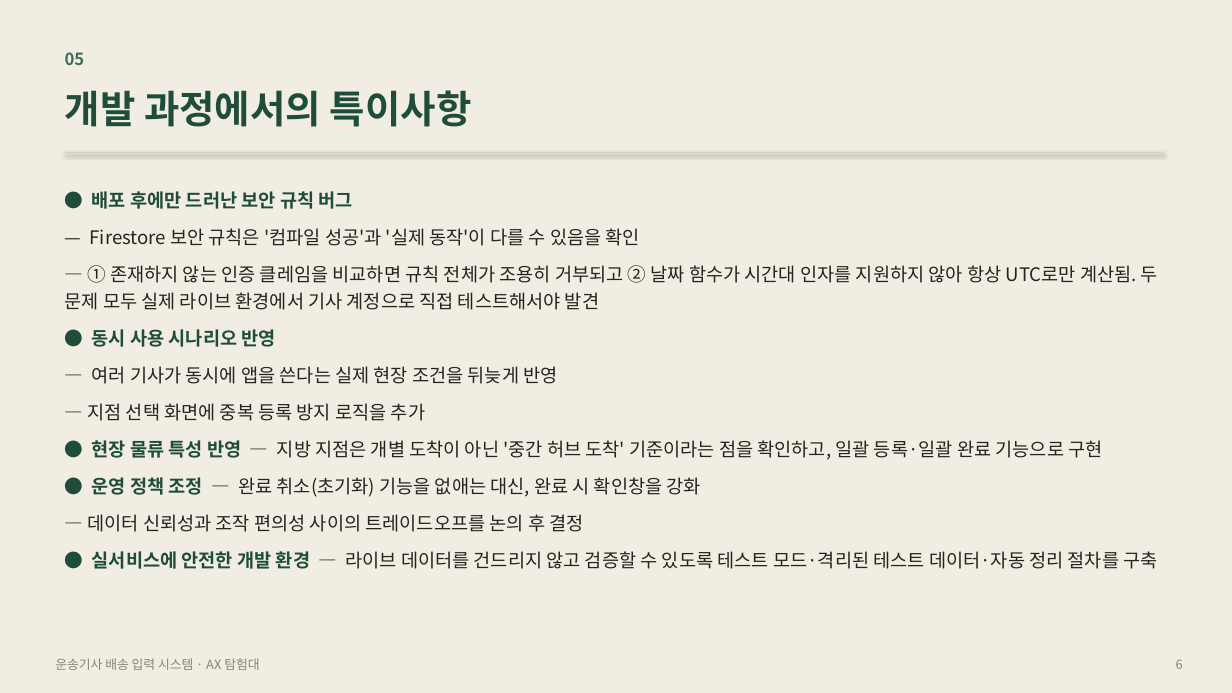
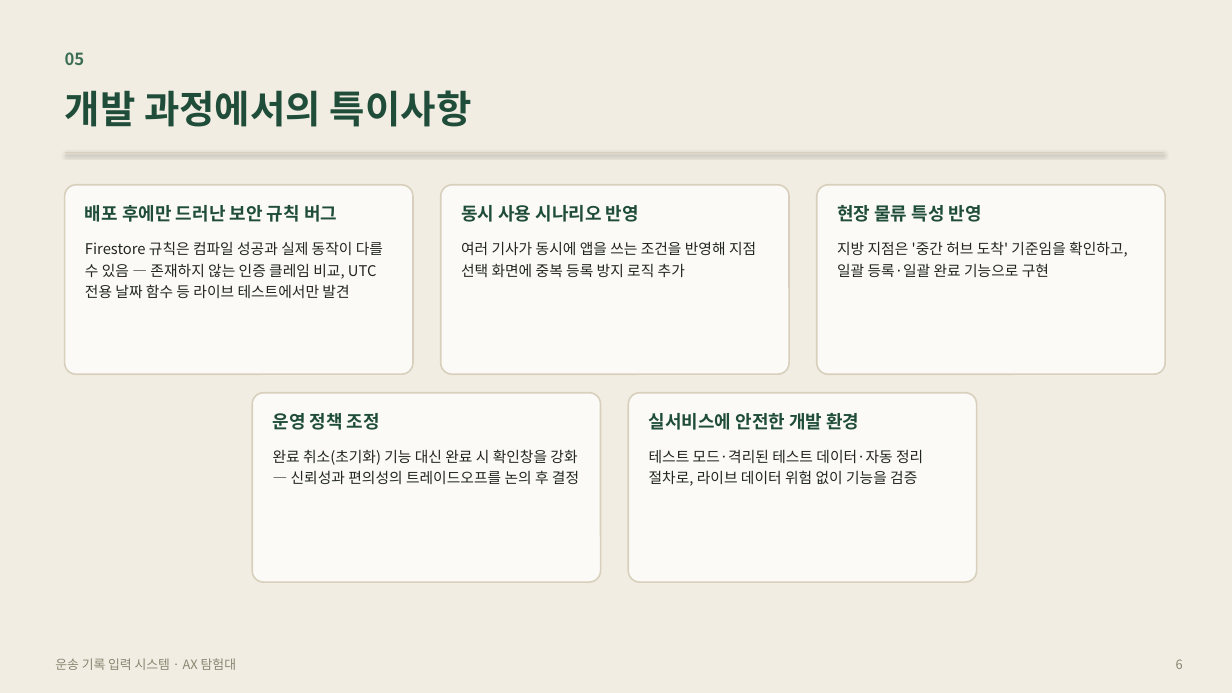
Before and after one commit to dreamsinblue-gif/KGH, a slide deck: slide 6 of 6_발표자료.pptx. Drawn at 1232x693 pixels with LibreOffice and Linux fonts; fonts in the diff are those of the drawing. Boxes give left, top, right and bottom in pixels: in the first picture for what was removed or moved away, otherwise in the second. Text is boxed around its words. In the diff, an @@ line names an element or a change of style, - is before the commit and + after.

```diff
--- a/6_발표자료.pptx
+++ b/6_발표자료.pptx
@@ text removed at <box>65,191,1158,569</box> @@
-● 배포 후에만 드러난 보안 규칙 버그
-— Firestore 보안 규칙은 '컴파일 성공'과 '실제 동작'이 다를 수 있음을 확인
-— ① 존재하지 않는 인증 클레임을 비교하면 규칙 전체가 조용히 거부되고 ② 날짜 함수가 시간대 인자를 지원하지 않아 항상 UTC로만 계산됨. 두 문제 모두 실제 라이브 환경에서 기사 계정으로 직접 테스트해서야 발견
-● 동시 사용 시나리오 반영
-— 여러 기사가 동시에 앱을 쓴다는 실제 현장 조건을 뒤늦게 반영
-— 지점 선택 화면에 중복 등록 방지 로직을 추가
-● 현장 물류 특성 반영 — 지방 지점은 개별 도착이 아닌 '중간 허브 도착' 기준이라는 점을 확인하고, 일괄 등록·일괄 완료 기능으로 구현
-● 운영 정책 조정 — 완료 취소(초기화) 기능을 없애는 대신, 완료 시 확인창을 강화
-— 데이터 신뢰성과 조작 편의성 사이의 트레이드오프를 논의 후 결정
-● 실서비스에 안전한 개발 환경 — 라이브 데이터를 건드리지 않고 검증할 수 있도록 테스트 모드·격리된 테스트 데이터·자동 정리 절차를 구축
@@ rounded rectangle added at <box>65,185,413,374</box>, fill #FBFAF6, outline #D8D0BC 1.25 pt @@
@@ text added at <box>85,205,337,222</box>, 14 pt, text #1F4D3A, bold @@
+배포 후에만 드러난 보안 규칙 버그
@@ rounded rectangle added at <box>441,185,789,374</box>, fill #FBFAF6, outline #D8D0BC 1.25 pt @@
@@ text added at <box>461,205,639,222</box>, 14 pt, text #1F4D3A, bold @@
+동시 사용 시나리오 반영
@@ rounded rectangle added at <box>817,185,1165,374</box>, fill #FBFAF6, outline #D8D0BC 1.25 pt @@
@@ text added at <box>837,202,982,226</box>, 14 pt, text #1F4D3A, bold @@
+현장 물류 특성 반영
@@ text added at <box>85,241,383,298</box>, 11.5 pt, text #22261F @@
+Firestore 규칙은 컴파일 성공과 실제 동작이 다를 수 있음 — 존재하지 않는 인증 클레임 비교, UTC 전용 날짜 함수 등 라이브 테스트에서만 발견
@@ text added at <box>461,241,756,277</box>, 11.5 pt, text #22261F @@
+여러 기사가 동시에 앱을 쓰는 조건을 반영해 지점 선택 화면에 중복 등록 방지 로직 추가
@@ text added at <box>837,241,1128,277</box>, 11.5 pt, text #22261F @@
+지방 지점은 '중간 허브 도착' 기준임을 확인하고, 일괄 등록·일괄 완료 기능으로 구현
@@ rounded rectangle added at <box>252,393,601,582</box>, fill #FBFAF6, outline #D8D0BC 1.25 pt @@
@@ text added at <box>273,413,380,430</box>, 14 pt, text #1F4D3A, bold @@
+운영 정책 조정
@@ rounded rectangle added at <box>628,393,977,582</box>, fill #FBFAF6, outline #D8D0BC 1.25 pt @@
@@ text added at <box>649,413,859,430</box>, 14 pt, text #1F4D3A, bold @@
+실서비스에 안전한 개발 환경
@@ text added at <box>273,449,579,484</box>, 11.5 pt, text #22261F @@
+완료 취소(초기화) 기능 대신 완료 시 확인창을 강화 — 신뢰성과 편의성의 트레이드오프를 논의 후 결정
@@ text added at <box>649,449,923,486</box>, 11.5 pt, text #22261F @@
+테스트 모드·격리된 테스트 데이터·자동 정리 절차로, 라이브 데이터 위험 없이 기능을 검증
@@ text at <box>55,658,236,670</box>: text changed @@
-운송기사 배송 입력 시스템 · AX 탐험대
+운송 기록 입력 시스템 · AX 탐험대
```
Also in this commit, not shown: 8 other slides changed.
